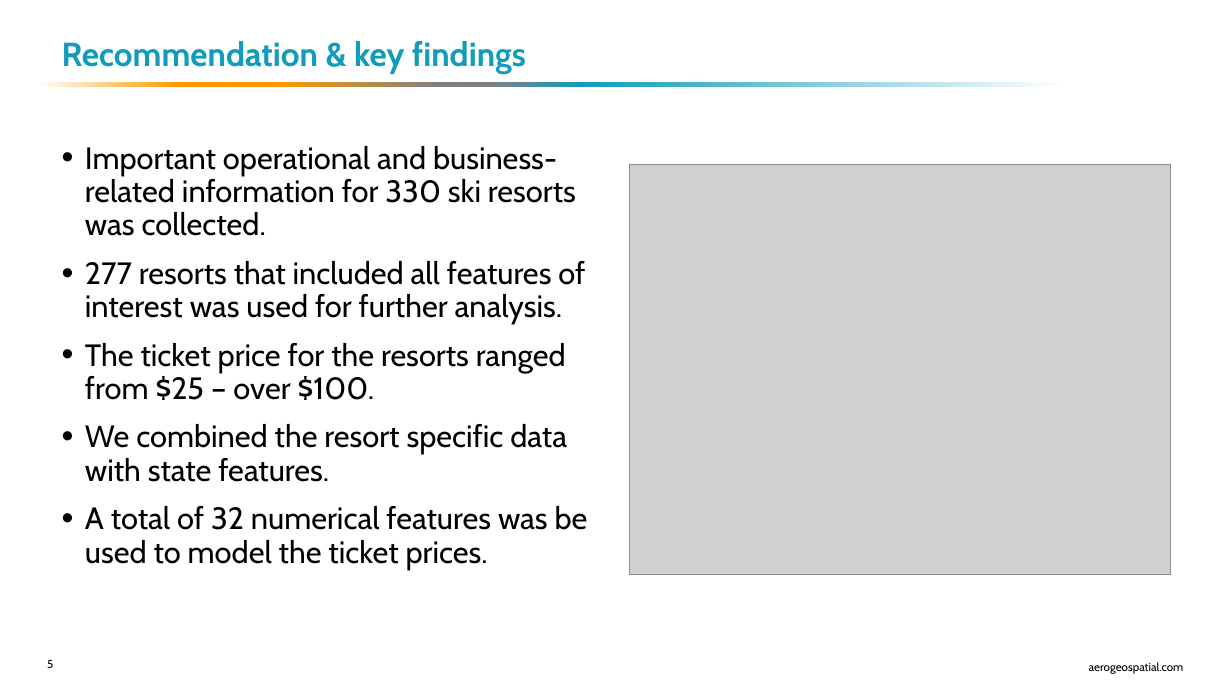
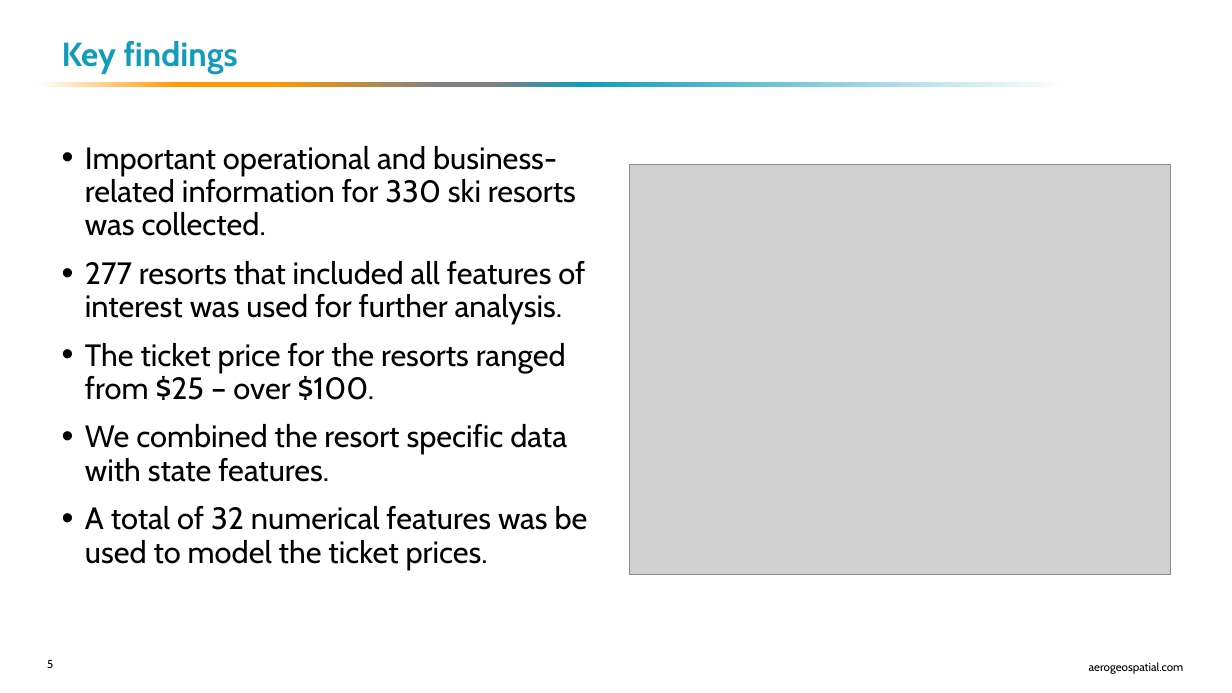
Before and after one commit to faridjn/DataScienceGuidedCapstone, a slide deck: slide 5 of Reports/Guided Capstone Project Presentation (2022.8.28).pptx. Drawn at 1232x693 pixels with LibreOffice and Linux fonts; fonts in the diff are those of the drawing; grey boxes stand for pictures; background and template pictures are left out. Boxes give left, top, right and bottom in pixels: in the first picture for what was removed or moved away, otherwise in the second. Text is boxed around its words. In the diff, an @@ line names an element or a change of style, - is before the commit and + after.

```diff
--- a/Reports/Guided Capstone Project Presentation (2022.8.28).pptx
+++ b/Reports/Guided Capstone Project Presentation (2022.8.28).pptx
@@ title at [62,41,238,74]: text changed @@
-Recommendation & key findings
+Key findings
```
Also in this commit, not shown: 1 other slide changed, 1 other file.
